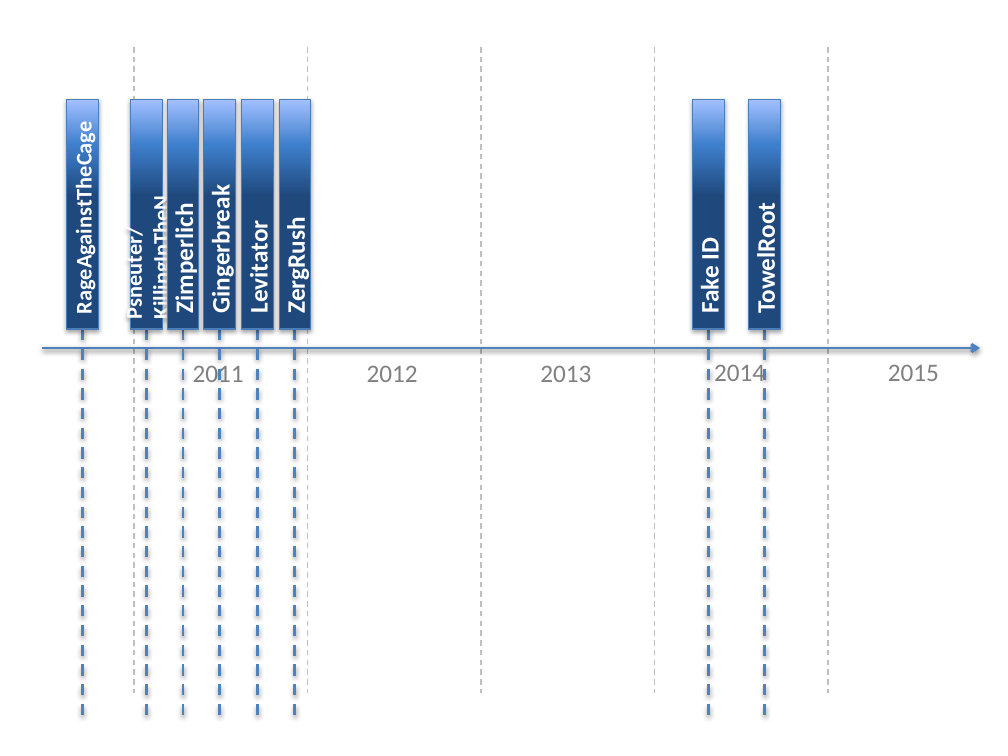
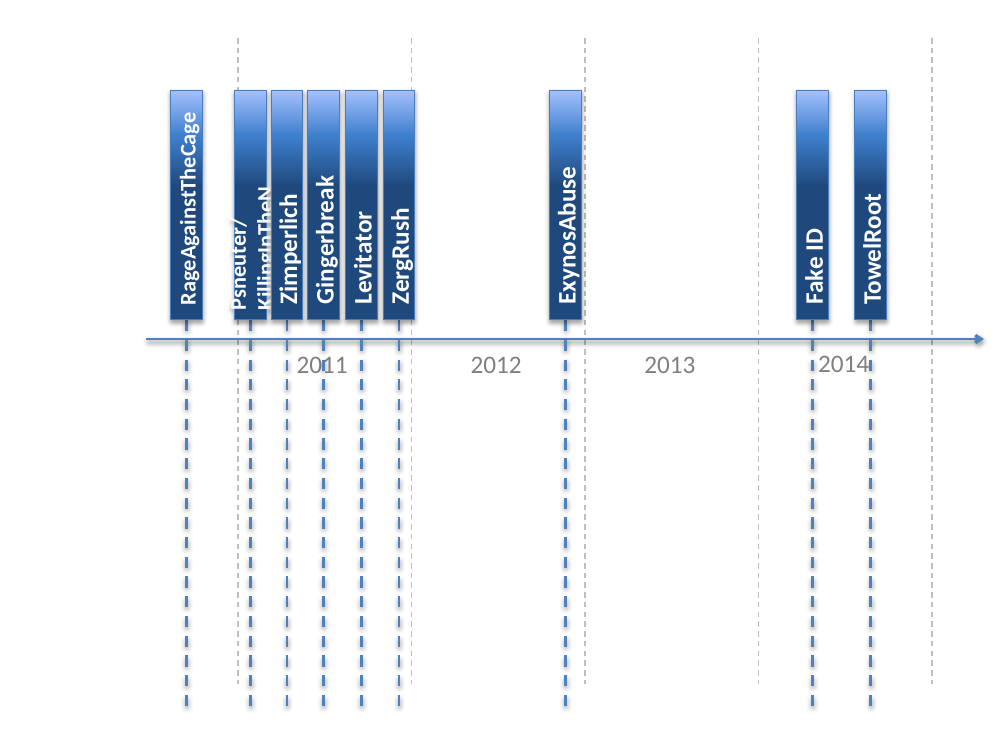
Before and after one commit to grandcat/tum_getin, a slide deck: slide 1 of workshop/ppt/timeline.pptx. Drawn at 1008x756 pixels with LibreOffice and Linux fonts; fonts in the diff are those of the drawing. Boxes give left, top, right and bottom in pixels: in the first picture for what was removed or moved away, otherwise in the second. Text is boxed around its words. In the diff, an @@ line names an element or a change of style, - is before the commit and + after.

```diff
--- a/workshop/ppt/timeline.pptx
+++ b/workshop/ppt/timeline.pptx
@@ rectangle added at (549, 90, 581, 320), fill gradient #1F497D to #3F80CE to #A4C4FF, outline #4B7EBC 0.75 pt, 18 pt, text #FFFFFF, bold @@
+ExynosAbuse
@@ line added from (565, 321) to (565, 713), #4F81BD 2 pt dashed @@
@@ 13 lines, 8 rectangles, 4 texts: place and size @@
-13 lines, 8 rectangles, 4 texts at (67, 47, 828, 722)
+13 lines, 8 rectangles, 4 texts at (171, 38, 932, 713)
@@ arrow moved from (42, 348) - (980, 348) to (146, 339) - (984, 339) @@
@@ text removed at (888, 364, 939, 381) @@
-2015
```
